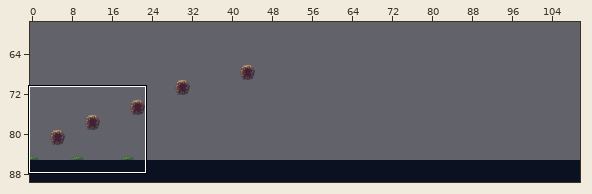
A Tiled map gets an edit: mapdata/map2.tmx. The picture above shows the old version from afar; the outline marks the close-up.
Close-up. Old version:
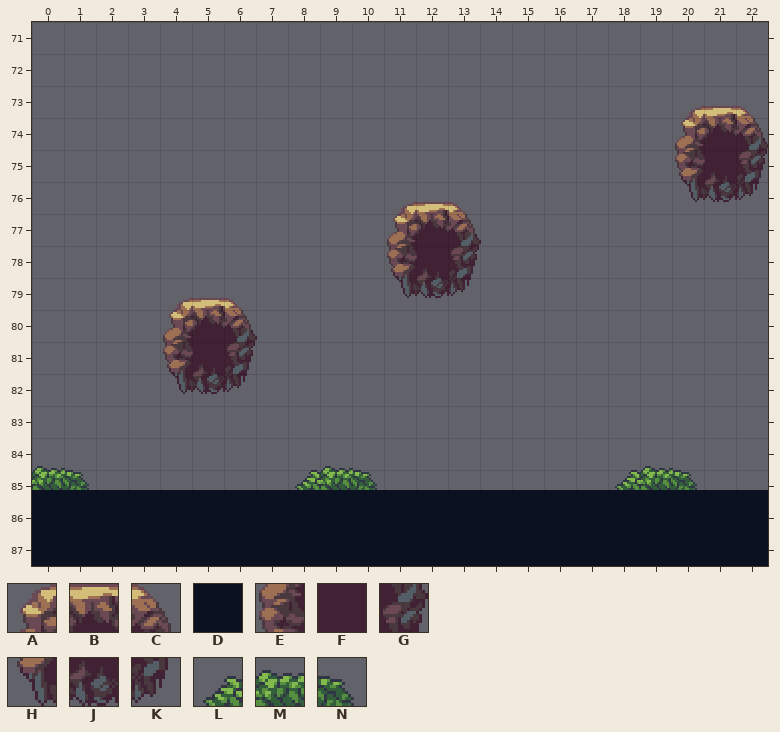
Cells are 16x16 px. Shown: x 0..22, y 71..87. The commit also changed other parts of the map, which this record leaves out. Layer "タイル・レイヤー 1" is drawn -31,26 px off the grid.
Key: from "Tileset": A 0, B 1, C 2, D 9, E 10, F 11, G 12, H 20, J 21, K 22, L 55, M 56, N 57.
_ is an empty cell.
Layer "タイル・レイヤー 1" before, first column x 0:
71 _______________________
72 ______________________A
73 ______________________E
74 ______________________H
75 _____________ABC_______
76 _____________EFG_______
77 _____________HJK_______
78 ______ABC______________
79 ______EFG______________
80 ______HJK______________
81 _______________________
82 _______________________
83 _LMN______LMN_______LMN
84 DDDDDDDDDDDDDDDDDDDDDDD
85 DDDDDDDDDDDDDDDDDDDDDDD
86 DDDDDDDDDDDDDDDDDDDDDDD
87 DDDDDDDDDDDDDDDDDDDDDDD
And afterwards:
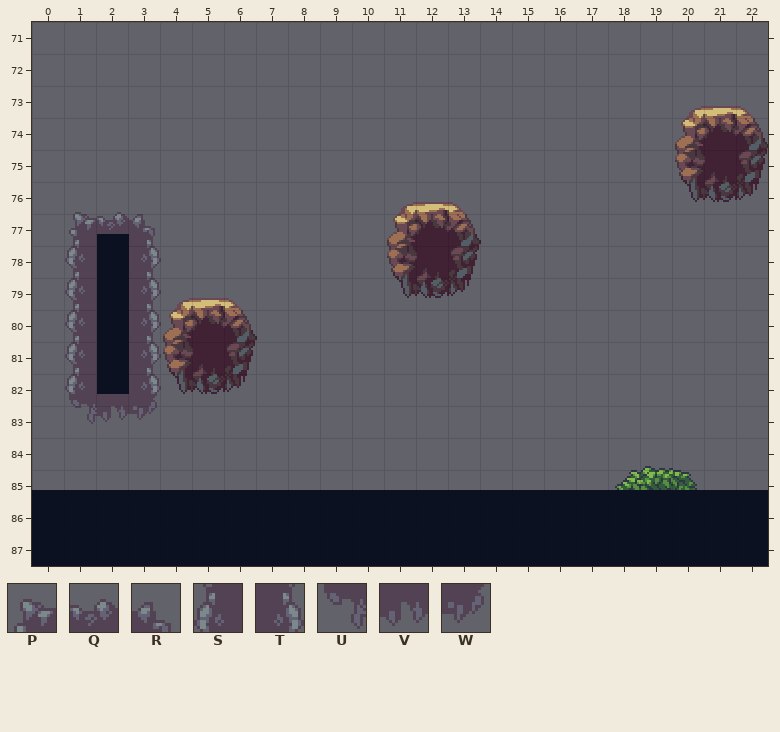
Further tiles: from "Tileset": P 30, Q 31, R 32, S 40, T 42, U 50, V 51, W 52.
The exact change:
{"where": "layer \"タイル・レイヤー 1\""}
{"y":75,"x":3,"old":"___","new":"PQR"}
{"y":76,"x":3,"old":"___","new":"SDT"}
{"y":77,"x":3,"old":"___","new":"SDT"}
{"y":78,"x":3,"old":"___","new":"SDT"}
{"y":79,"x":3,"old":"___","new":"SDT"}
{"y":80,"x":3,"old":"___","new":"SDT"}
{"y":81,"x":3,"old":"___","new":"UVW"}
{"y":83,"x":1,"old":"LMN","new":"___"}
{"y":83,"x":10,"old":"LMN","new":"___"}
{"label":"added","picture_box":[65,212,161,424]}
{"label":"removed","picture_box":[32,466,89,490]}
{"label":"removed","picture_box":[295,466,377,490]}
